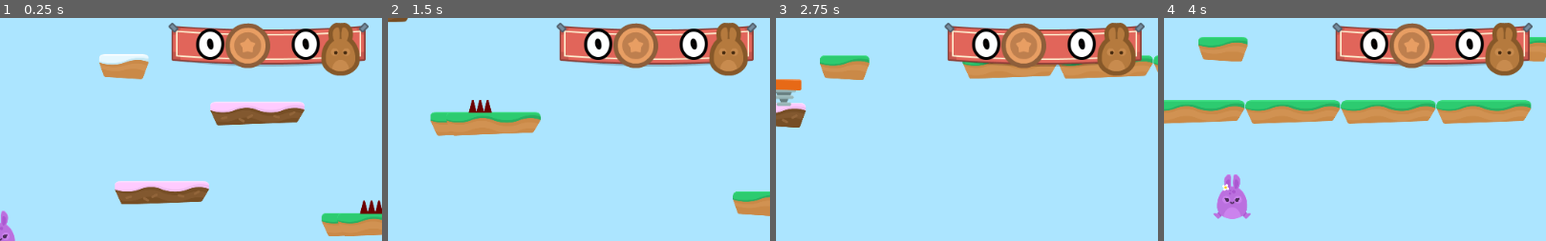
Above: before the commit, frames 1-4 (left to right).
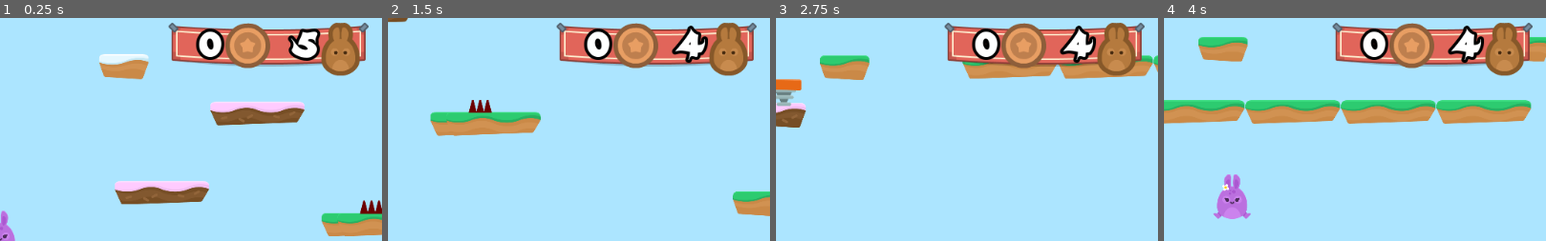
Above: after the commit, the same moments.

Repository: alexandrepeluchi/godot-udemy
Game: Godot game, scene res://Levels/Level1.tscn
Same seed, same stepped clock (60 frames per second), same inputs: the game is played once before the commit and once after it.
Inputs:
- Up to frame 1 (0.25 s): no input
- Up to frame 2 (1.5 s): hold D (right) from 0.53 s (still down); tap W (jump) at 0.77 s
- Up to frame 3 (2.75 s): tap W (jump) at 1.52 s; release D (right) at 2.03 s; hold A (left) from 2.03 s (still down)
- Up to frame 4 (4 s): release A (left) at 2.78 s; hold D (right) from 2.78 s (still down); tap W (jump) at 3.02, 3.77 s
The pictures show only the part of the screen within x 50-100%, y 2-52%; the shares and areas given below are measured in that part.

The runs differ from the first frame. In frame 1, 0.7% of the frame differs, in the area x 75-84%, y 4-20%; in frame 2, 0.6%; in frame 3, 0.6%; in frame 4, 0.6%.

Commit message:
Atualiza quantidade de vidas na HUD

Diff:
--- /dev/null
+++ b/Hoppy Days/GUI/GUI.gd
@@ -0,0 +1,4 @@
+extends CanvasLayer
+
+func update_lives(lives_left):
+	$Control/TextureRect/HBoxContainer/LifeCount.text = str(lives_left)
--- a/Hoppy Days/GUI/GUI.tscn
+++ b/Hoppy Days/GUI/GUI.tscn
@@ -1,9 +1,10 @@
-[gd_scene load_steps=6 format=2]
+[gd_scene load_steps=7 format=2]
 
 [ext_resource path="res://GFX/HUD/bannerHanging.png" type="Texture" id=1]
 [ext_resource path="res://GFX/HUD/lifes.png" type="Texture" id=2]
 [ext_resource path="res://GFX/HUD/coin_bronze.png" type="Texture" id=3]
 [ext_resource path="res://Fonts/candles_.ttf" type="DynamicFontData" id=4]
+[ext_resource path="res://GUI/GUI.gd" type="Script" id=5]
 
 [sub_resource type="DynamicFont" id=1]
 size = 48
@@ -15,6 +16,7 @@
 [node name="GUI" type="CanvasLayer" groups=[
 "GUI",
 ]]
+script = ExtResource( 5 )
 
 [node name="Control" type="Control" parent="."]
 anchor_right = 1.0
--- a/Hoppy Days/Levels/GameState.gd
+++ b/Hoppy Days/Levels/GameState.gd
@@ -1,16 +1,21 @@
 extends Node2D
 
-var lives = 3
+export var lives = 5
 
 func _ready():
 	add_to_group("Gamestate")
+	update_GUI()
 
 func hurt():
 	lives -= 1
 	$Player.hurt()
+	update_GUI()
 
 	if lives < 0:
 		end_game()
 
+func update_GUI():
+	get_tree().call_group("GUI", "update_lives", lives)
+
 func end_game():
 	get_tree().change_scene("res://Levels/GameOver.tscn")
